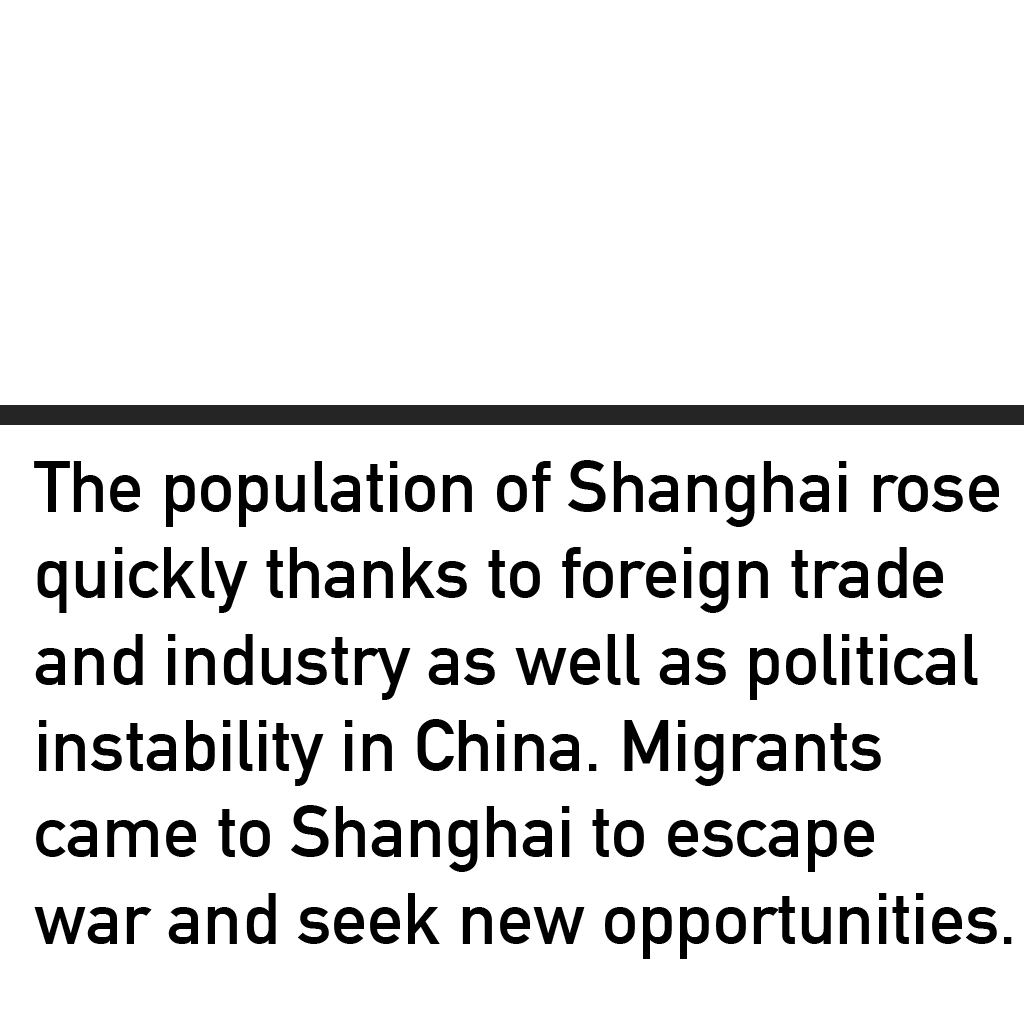
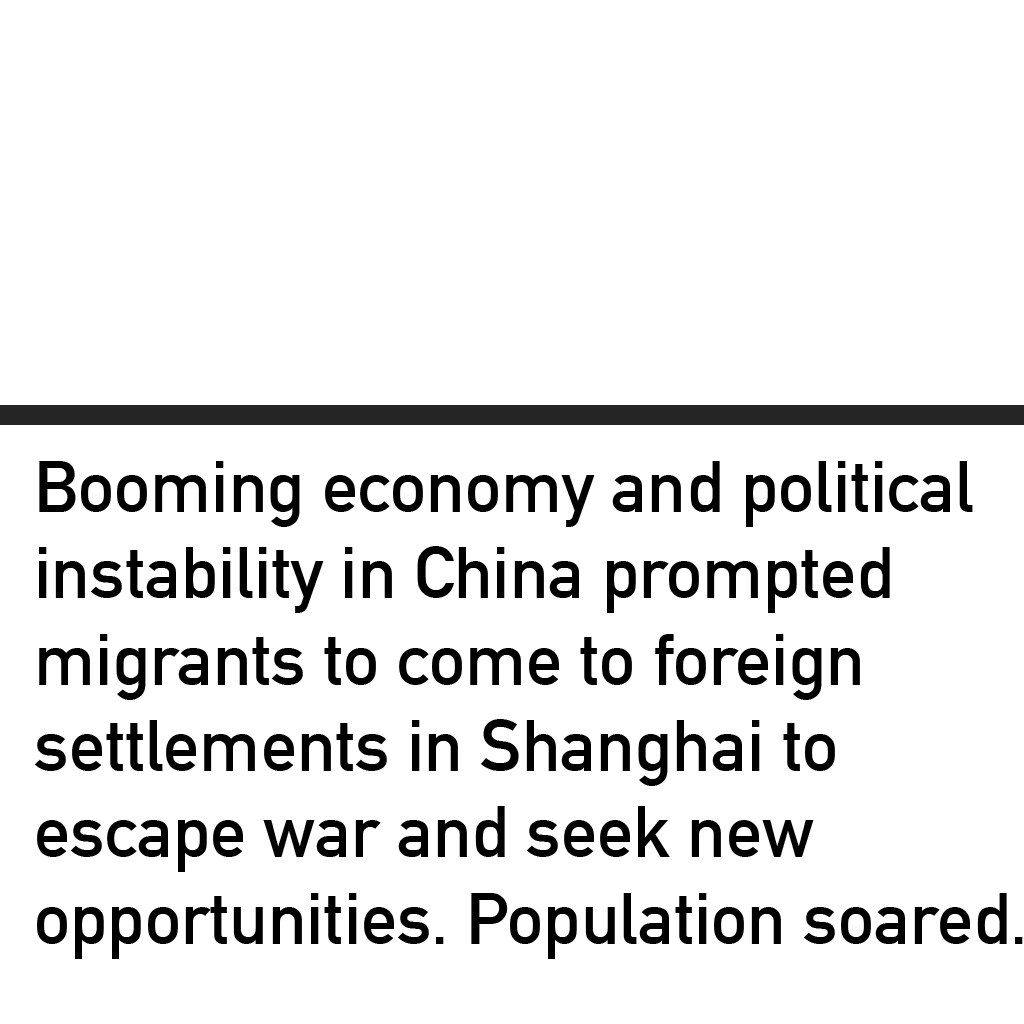
Layer changes from the first (1024, 1024) image to the second:
renamed "The population of Shanghai rose quickly thanks to foreign trade" to "Booming economy and political instability in China prompted mi", painted on it over <box>34,460,1023,959</box>
